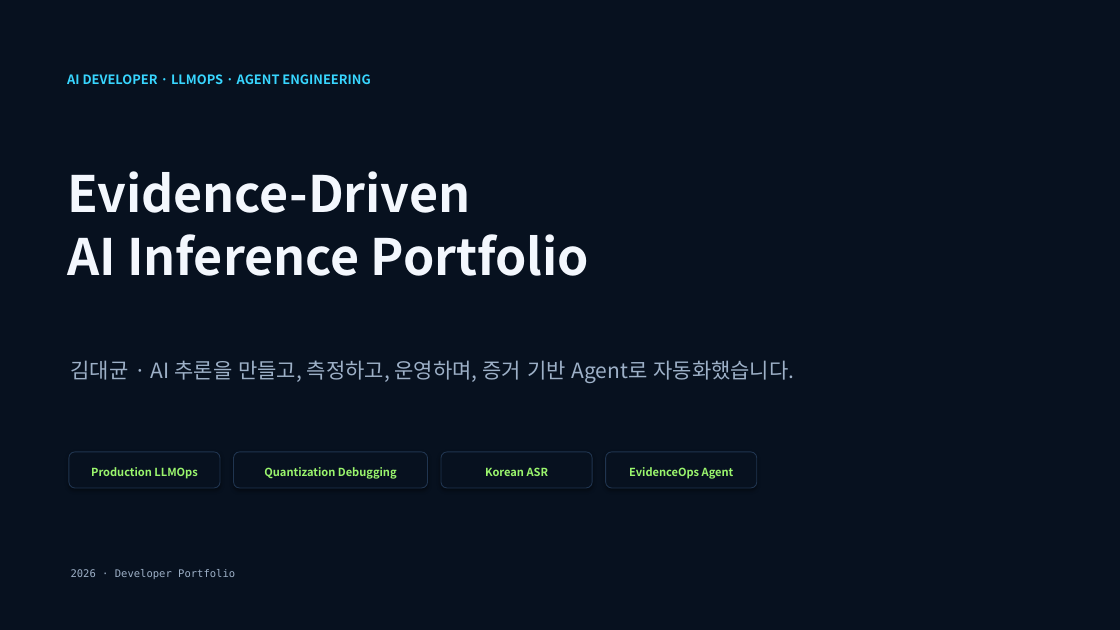
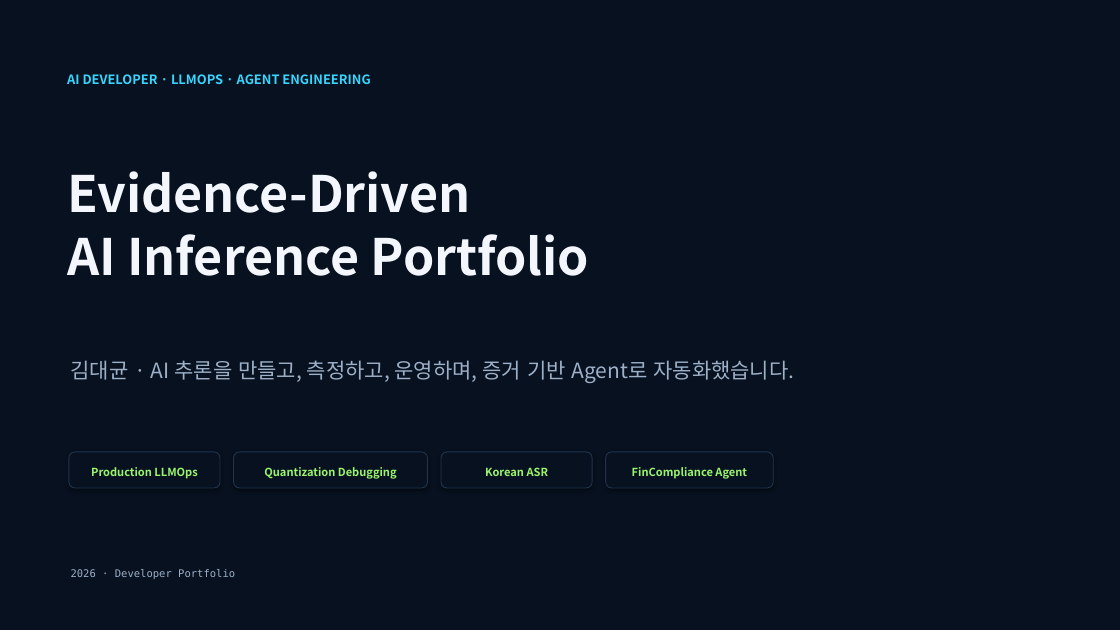
Before and after one commit to kkkimdaegyun/finllm-lab, a slide deck: slide 1 of artifacts/AI-Inference-Developer-Portfolio.pptx. Drawn at 1120x630 pixels with LibreOffice and Linux fonts; fonts in the diff are those of the drawing. Boxes give left, top, right and bottom in pixels: in the first picture for what was removed or moved away, otherwise in the second. Text is boxed around its words. In the diff, an @@ line names an element or a change of style, - is before the commit and + after.

Commit message:
docs: feature FinCompliance as the agent project

```diff
--- a/artifacts/AI-Inference-Developer-Portfolio.pptx
+++ b/artifacts/AI-Inference-Developer-Portfolio.pptx
@@ rounded rectangle: place and size @@
-rounded rectangle at [606,452,757,488]
+rounded rectangle at [606,452,774,488]
@@ text at [632,467,747,479]: text changed @@
-EvidenceOps Agent
+FinCompliance Agent
```
Also in this commit, not shown: 7 other slides changed, 4 other files.
